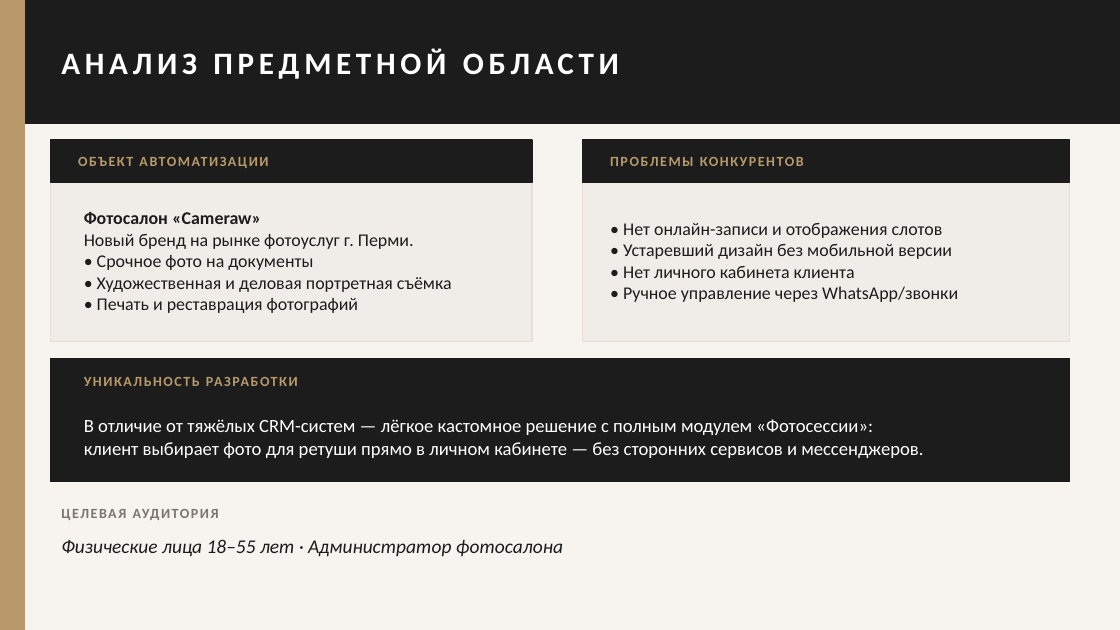
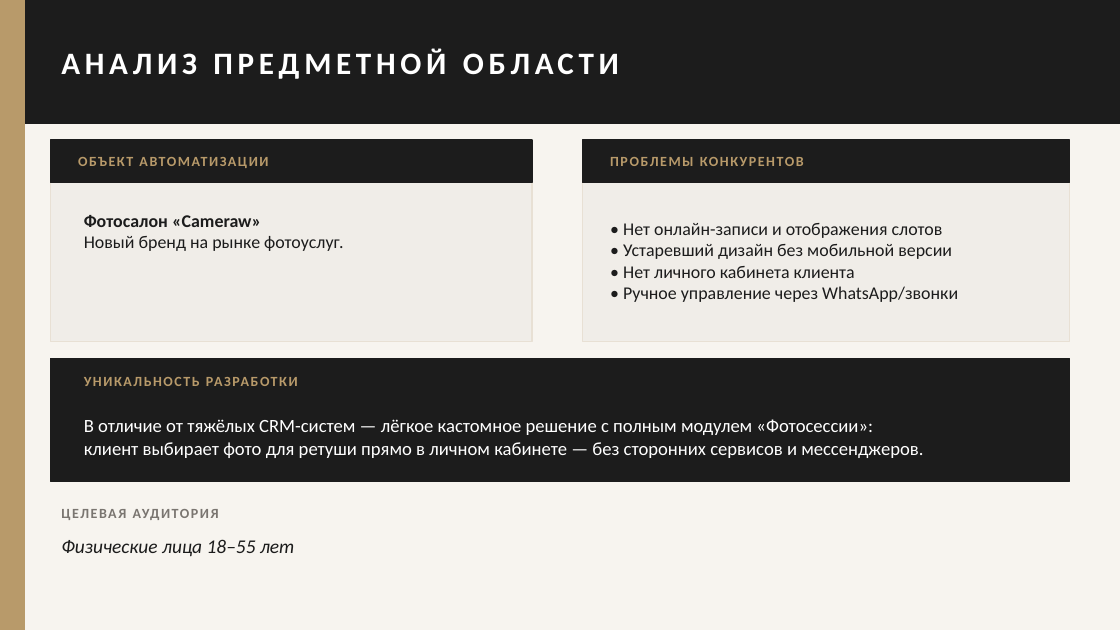
Before and after one commit to Sukaramashu/course, a slide deck: slide 4 of Cameraw_presentation.pptx. Drawn at 1120x630 pixels with LibreOffice and Linux fonts; fonts in the diff are those of the drawing. Boxes give left, top, right and bottom in pixels: in the first picture for what was removed or moved away, otherwise in the second. Text is boxed around its words. In the diff, an @@ line names an element or a change of style, - is before the commit and + after.

```diff
--- a/Cameraw_presentation.pptx
+++ b/Cameraw_presentation.pptx
@@ text at (84,236,343,251): text changed @@
-Новый бренд на рынке фотоуслуг г. Перми.
-• Срочное фото на документы
-• Художественная и деловая портретная съёмка
-• Печать и реставрация фотографий
+Новый бренд на рынке фотоуслуг.
@@ text at (61,539,295,557): text changed @@
-Физические лица 18–55 лет · Администратор фотосалона
+Физические лица 18–55 лет
```
Also in this commit, not shown: 2 other slides changed, 1 slide removed.
